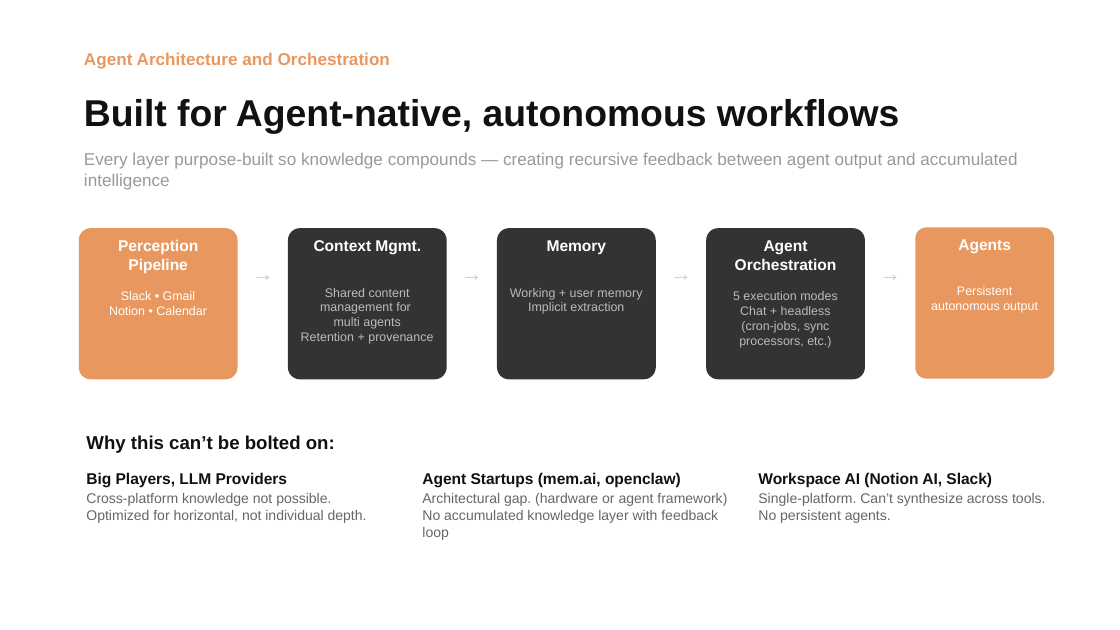
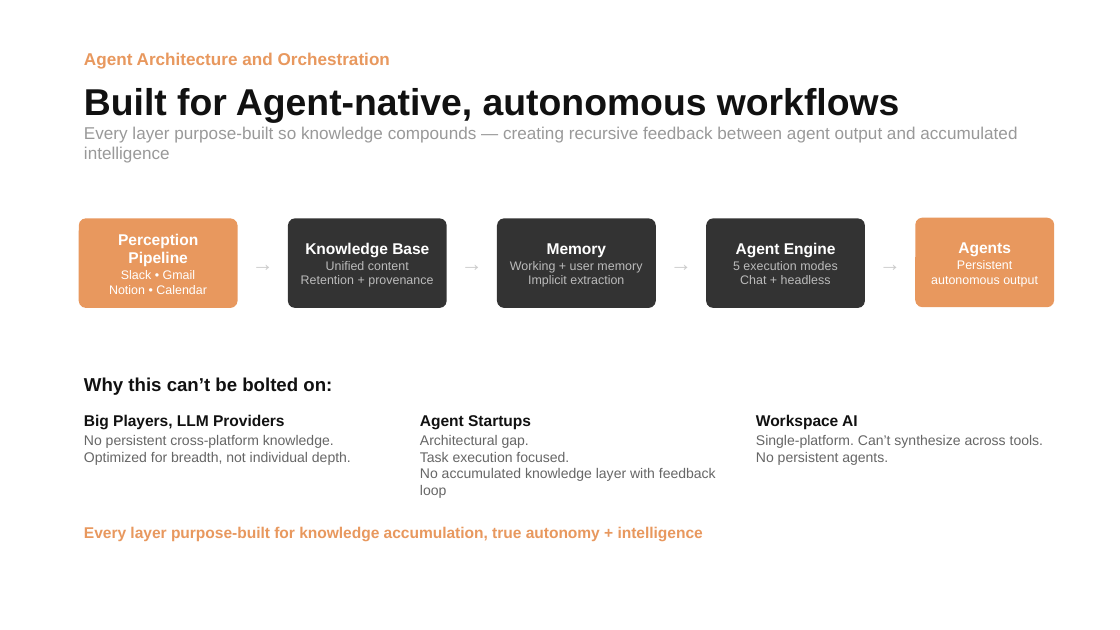
Before and after one commit to Kvkthecreator/yarnnnn, a slide deck: slide 7 of docs/working_docs/investors/IR Deck - yarnnn - March 2026.pptx. Drawn at 1120x630 pixels with LibreOffice and Linux fonts; fonts in the diff are those of the drawing. Boxes give left, top, right and bottom in pixels: in the first picture for what was removed or moved away, otherwise in the second. Text is boxed around its words. In the diff, an @@ line names an element or a change of style, - is before the commit and + after.

```diff
--- a/docs/working_docs/investors/IR Deck - yarnnn - March 2026.pptx
+++ b/docs/working_docs/investors/IR Deck - yarnnn - March 2026.pptx
@@ text "Every layer purpose-built so knowledge ...": place and size @@
-text "Every layer purpose-built so knowledge ..." at (84, 153, 1017, 190)
+text "Every layer purpose-built so knowledge ..." at (84, 127, 1017, 163)
@@ rounded rectangle "Perception Pipeline": place and size @@
-rounded rectangle "Perception Pipeline" at (78, 228, 237, 380)
+rounded rectangle "Perception Pipeline" at (78, 218, 237, 308)
@@ vertical alignment top to middle in 5 elements at (78, 218, 237, 308), (497, 218, 656, 308), (915, 217, 1054, 307), (707, 218, 866, 308), (288, 218, 447, 308) @@
@@ rounded rectangle "Knowledge Base": place and size @@
-rounded rectangle "Knowledge Base" at (288, 228, 447, 380)
+rounded rectangle "Knowledge Base" at (288, 218, 447, 308)
@@ rounded rectangle "Memory": place and size @@
-rounded rectangle "Memory" at (497, 228, 656, 380)
+rounded rectangle "Memory" at (497, 218, 656, 308)
@@ rounded rectangle "Agent Engine": place and size @@
-rounded rectangle "Agent Engine" at (707, 228, 866, 380)
+rounded rectangle "Agent Engine" at (707, 218, 866, 308)
@@ rounded rectangle "Agents": place and size @@
-rounded rectangle "Agents" at (915, 227, 1054, 379)
+rounded rectangle "Agents" at (915, 217, 1054, 307)
@@ text in rounded rectangle at (301, 242, 433, 287): text changed @@
-Context Mgmt.
-Shared content
-management for
-multi agents
-Retention + provenance
+Knowledge Base
+Unified content
+Retention + provenance
@@ 5 texts: place and size @@
-5 texts at (84, 99, 903, 284)
+5 texts at (84, 88, 903, 274)
@@ text in rounded rectangle at (736, 242, 836, 257): text changed @@
-Agent Orchestration
+Agent Engine
@@ text in rounded rectangle at (739, 321, 831, 348): paragraph removed @@
-(cron-jobs, sync processors, etc.)
@@ text at (420, 415, 531, 429): text changed @@
-Agent Startups (mem.ai, openclaw)
+Agent Startups
@@ text at (756, 414, 858, 429): text changed @@
-Workspace AI (Notion AI, Slack)
+Workspace AI
@@ text at (84, 435, 351, 465): text changed @@
-Cross-platform knowledge not possible.
-Optimized for horizontal, not individual depth.
+No persistent cross-platform knowledge.
+Optimized for breadth, not individual depth.
@@ 4 texts: place and size @@
-4 texts at (86, 435, 1045, 540)
+4 texts at (84, 377, 1043, 498)
@@ text at (420, 435, 569, 462): text changed @@
-Architectural gap. (hardware or agent framework)
+Architectural gap.
+Task execution focused.
@@ text added at (84, 526, 703, 541), 10 pt, text #E8985E, bold @@
+Every layer purpose-built for knowledge accumulation, true autonomy + intelligence
```
Also in this commit, not shown: 5 other slides changed, 4 other files.
